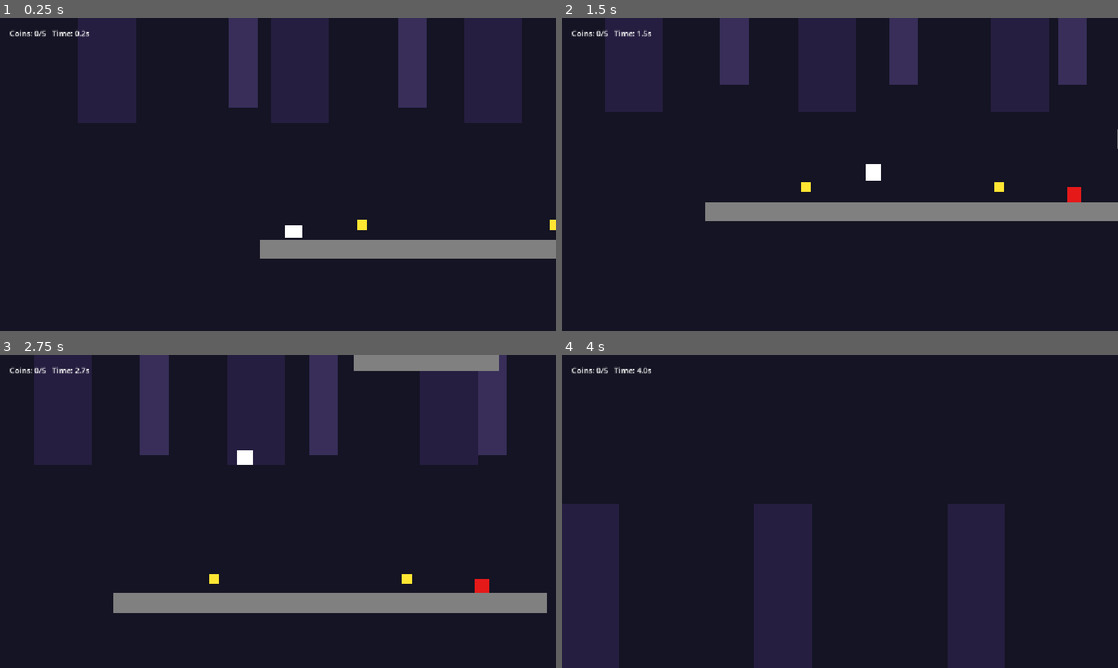
Above: before the commit, frames 1-4 (two rows, left to right).
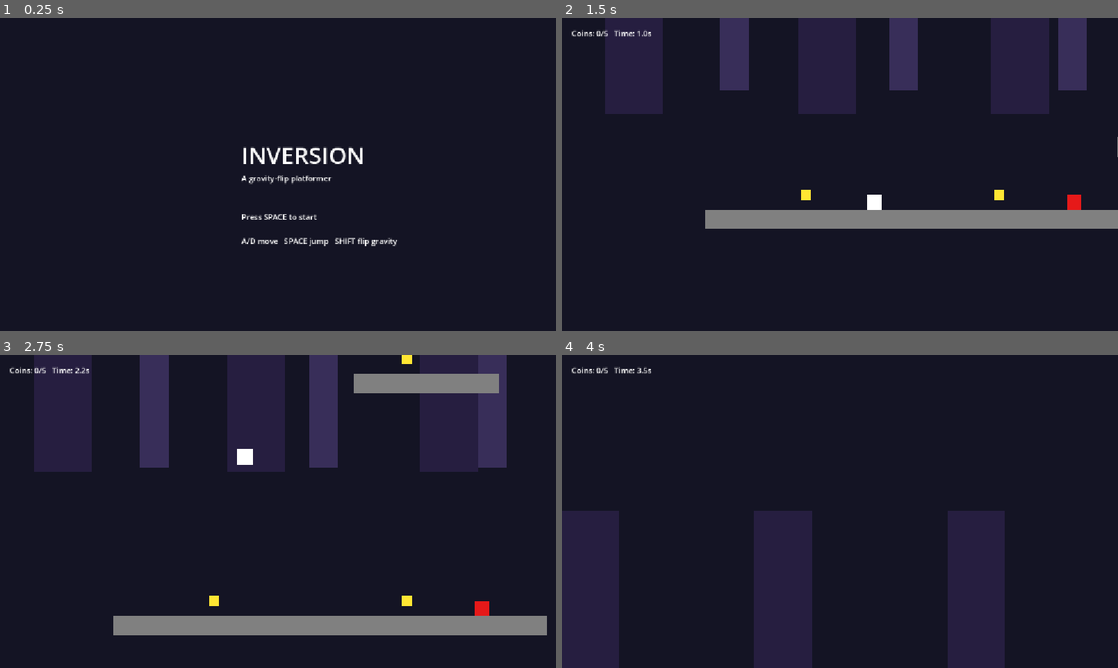
Above: after the commit, the same moments.

Repository: kavinjaganathan/inversion-jumpstart
Game: Godot game, scene res://MainMenu.tscn
Same seed, same stepped clock (60 frames per second), same inputs: the game is played once before the commit and once after it. Before the commit the project starts from res://Main.tscn.
Inputs:
- Up to frame 1 (0.25 s): no input
- Up to frame 2 (1.5 s): tap Space (jump) at 0.5, 0.77, 0.8, 1.07, 1.35 s; hold R 0.53-1.28 s; hold D (move_right) from 0.53 s (still down)
- Up to frame 3 (2.75 s): tap Space (jump) at 1.52, 1.82, 2.3 s; tap R at 1.55 s; release D (move_right) at 2.03 s; hold A (move_left) from 2.03 s (still down); tap Shift (flip_gravity) at 2.1 s
- Up to frame 4 (4 s): release A (move_left) at 2.78 s; hold D (move_right) from 2.78 s (still down); tap R at 2.85 s; tap Space (jump) at 3.02, 3.32, 3.77, 3.8 s; hold R from 3.53 s (still down)

The runs differ from the first frame. In frame 1, 18% of the frame differs, in the area x 1-100%, y 0-77%; in frame 2, 4.6%; in frame 3, 14%; in frame 4, 0.7%.

Commit message:
Add main menu, restart key, cleaner win screen

Diff:
--- a/Main.gd
+++ b/Main.gd
@@ -16,6 +16,8 @@
 		elapsed_time += delta
 	if has_node("UI/CoinLabel"):
 		$UI/CoinLabel.text = "Coins: %d/%d   Time: %.1fs" % [Game.coins, Game.total_coins, elapsed_time]
+	if Input.is_key_pressed(KEY_R) and Input.is_key_pressed(KEY_SHIFT):
+		get_tree().reload_current_scene()
 
 func _physics_process(_delta):
 	var t = Time.get_ticks_msec() / 1000.0
@@ -173,7 +175,7 @@
 				reload_level()
 			else:
 				timer_running = false
-				$UI/WinLabel.text = "You beat both levels! Time: %.1fs" % elapsed_time
+				$UI/WinLabel.text = "You escaped! Time: %.1fs\nPress SHIFT+R to play again" % elapsed_time
 	)
 	add_child(area)
 
--- /dev/null
+++ b/MainMenu.gd
@@ -0,0 +1,32 @@
+extends Node2D
+
+func _ready():
+	RenderingServer.set_default_clear_color(Color(0.08, 0.08, 0.14))
+
+	var ui = CanvasLayer.new()
+	add_child(ui)
+
+	var title = Label.new()
+	title.text = "INVERSION"
+	title.position = Vector2(500, 250)
+	title.add_theme_font_size_override("font_size", 48)
+	ui.add_child(title)
+
+	var subtitle = Label.new()
+	subtitle.text = "A gravity-flip platformer"
+	subtitle.position = Vector2(500, 320)
+	ui.add_child(subtitle)
+
+	var start = Label.new()
+	start.text = "Press SPACE to start"
+	start.position = Vector2(500, 400)
+	ui.add_child(start)
+
+	var controls = Label.new()
+	controls.text = "A/D move   SPACE jump   SHIFT flip gravity"
+	controls.position = Vector2(500, 450)
+	ui.add_child(controls)
+
+func _process(_delta):
+	if Input.is_action_just_pressed("jump"):
+		get_tree().change_scene_to_file("res://Main.tscn")
--- /dev/null
+++ b/MainMenu.tscn
@@ -0,0 +1,6 @@
+[gd_scene format=3 uid="uid://bjejndois5i7e"]
+
+[ext_resource type="Script" uid="uid://dqd8gq0bfynw8" path="res://MainMenu.gd" id="1_i26rj"]
+
+[node name="MainMenu" type="Node2D" unique_id=1674598617]
+script = ExtResource("1_i26rj")
--- a/project.godot
+++ b/project.godot
@@ -11,7 +11,7 @@
 [application]
 
 config/name="Inversion"
-run/main_scene="uid://bph7fgaemsjy1"
+run/main_scene="uid://bjejndois5i7e"
 config/features=PackedStringArray("4.7", "Forward Plus")
 config/icon="res://icon.svg"
 
Not shown, added: MainMenu.gd.uid
